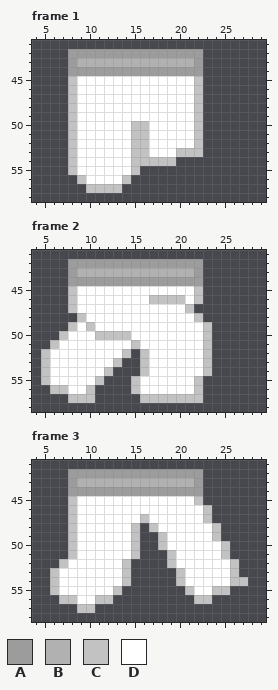
Edited in one commit: pixel-art file (Assets/Resources/Clothes/Legs Right.aseprite). Above: the version before the commit.
32x64 pixels, 4 frames. Shown: frame 1: x 4..29, y 41..58; frame 2: x 4..29, y 41..58; frame 3: x 4..29, y 41..58. The commit also changed other frames, which this record leaves out.
Palette (. is transparent): A #9c9c9c  B #b1b1b1  C #c2c2c2  D #ffffff
After the commit:
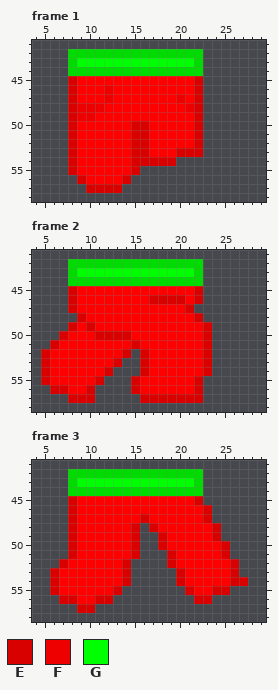
Colours new in this view: E #d90000  F #ee0000  G #00ff00
From old to new:
colour A: #9c9c9c -> #00db00
colour D: #ffffff -> #ff0000
Frame 1, layer "Legs":
y 43: x 9..21 BBBBBBBBBBBBB -> GGGGGGGGGGGGG
y 45: x 8 C -> E; x 22 C -> E
y 46: x 8 C -> E; x 12 D -> F; x 22 C -> E
y 47: x 8 C -> E; x 12 D -> F; x 20 D -> F; x 22 C -> E
y 48: x 8..11 CDDD -> EFFF; x 21..22 DC -> FE
y 49: x 8..10 CDD -> EFF; x 22 C -> E
y 50..52: x 8 C -> E; x 15..16 CC -> EE; x 22 C -> E
y 53: x 8 C -> E; x 15..16 CC -> EE; x 20..22 CCC -> EEE
y 54: x 8 C -> E; x 15..19 CCCCC -> EEEEE
y 55: x 8 C -> E; x 15 C -> E
y 56: x 9 C -> E; x 14 C -> E
y 57: x 10..13 CCCC -> EEEE
Frame 2, layer "Legs":
y 43: x 9..21 BBBBBBBBBBBBB -> GGGGGGGGGGGGG
y 45: x 8 C -> E; x 22 C -> E
y 46: x 8 C -> E; x 17..20 CCCC -> EEEE; x 22 C -> E
y 47: x 8 C -> E; x 21 C -> E
y 48: x 9 C -> E; x 22 C -> E
y 49: x 8 C -> E; x 10 C -> E; x 23 C -> E
y 50: x 7 C -> E; x 11..14 CCCC -> EEEE; x 23 C -> E
y 51: x 6 C -> E; x 15 C -> E; x 23 C -> E
y 52: x 5 C -> E; x 14 C -> E; x 16 C -> E; x 23 C -> E
y 53: x 5 C -> E; x 13 C -> E; x 16 C -> E; x 23 C -> E
y 54: x 5 C -> E; x 12 C -> E; x 16 C -> E; x 23 C -> E
y 55: x 5 C -> E; x 11 C -> E; x 15 C -> E; x 22 C -> E
y 56: x 6..7 CC -> EE; x 10 C -> E; x 15 C -> E; x 22 C -> E
y 57: x 8..10 CCC -> EEE; x 16..22 CCCCCCC -> EEEEEEE
Frame 3, layer "Legs":
y 43: x 9..21 BBBBBBBBBBBBB -> GGGGGGGGGGGGG
y 45: x 8 C -> E; x 22 C -> E
y 46: x 8 C -> E; x 23 C -> E
y 47: x 8 C -> E; x 16 C -> E; x 23 C -> E
y 48: x 8 C -> E; x 15 C -> E; x 17 C -> E; x 24 C -> E
y 49: x 8 C -> E; x 15 C -> E; x 18 C -> E; x 24 C -> E
y 50: x 8 C -> E; x 15 C -> E; x 18 C -> E; x 25 C -> E
y 51: x 8 C -> E; x 15 C -> E; x 19 C -> E; x 25 C -> E
y 52: x 7 C -> E; x 14 C -> E; x 19 C -> E; x 26 C -> E
y 53: x 6 C -> E; x 14 C -> E; x 20 C -> E; x 26 C -> E
y 54: x 6 C -> E; x 14 C -> E; x 20 C -> E; x 26..27 CC -> EE
y 55: x 6 C -> E; x 13 C -> E; x 21 C -> E; x 24..25 CC -> EE
y 56: x 7..8 CC -> EE; x 11..12 CC -> EE; x 22..23 CC -> EE
y 57: x 9..10 CC -> EE
Changed places in both pictures, as pixel boxes (x1, y1, x2, y2):
changed: (68, 49, 203, 193)
changed: (41, 259, 212, 403)
changed: (50, 469, 248, 613)
